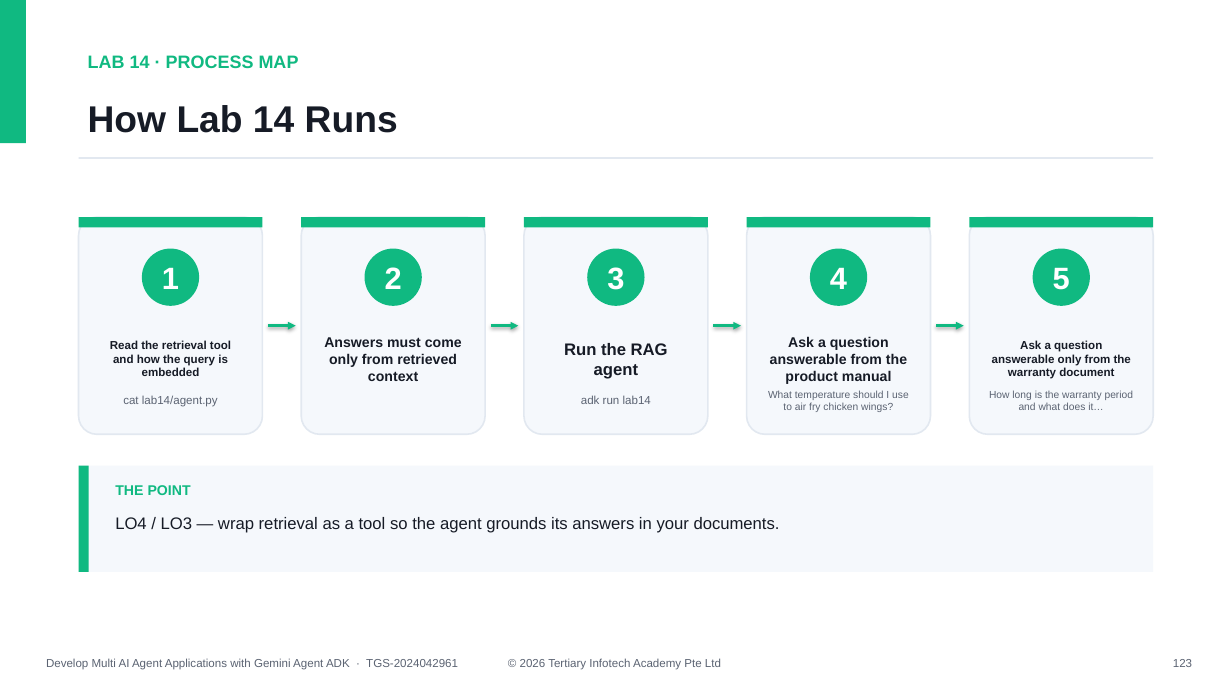
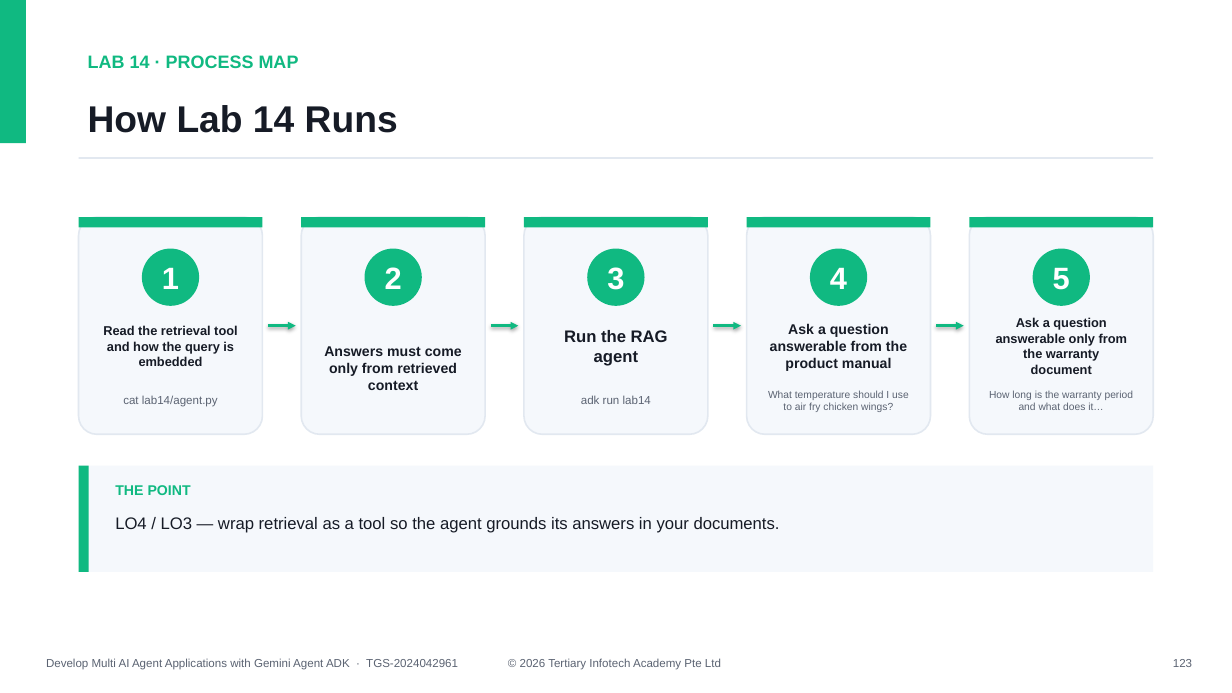
Before and after one commit to tertiarycourses/TGS-2024042961-Develop-Multi-AI-Agent-Applications-with-Gemini-Agent-ADK, a slide deck: slide 123 of courseware/Develop Multi AI Agent Applications with Gemini Agent ADK-v1.4.pptx. Drawn at 1232x693 pixels with LibreOffice and Linux fonts; fonts in the diff are those of the drawing. Boxes give left, top, right and bottom in pixels: in the first picture for what was removed or moved away, otherwise in the second. Text is boxed around its words. In the diff, an @@ line names an element or a change of style, - is before the commit and + after.

```diff
--- a/courseware/Develop Multi AI Agent Applications with Gemini Agent ADK-v1.4.pptx
+++ b/courseware/Develop Multi AI Agent Applications with Gemini Agent ADK-v1.4.pptx
@@ text "Read the retrieval tool and ..." at <box>103,325,237,366</box>: size 9 to 10 pt @@
@@ text "Answers must come only from ...": place and size @@
-text "Answers must come only from ..." at <box>324,337,462,381</box>
+text "Answers must come only from ..." at <box>324,346,462,390</box>
@@ text "Run the RAG agent": place and size @@
-text "Run the RAG agent" at <box>564,343,668,379</box>
+text "Run the RAG agent" at <box>564,330,668,366</box>
@@ text "Ask a question answerable from ...": place and size @@
-text "Ask a question answerable from ..." at <box>770,336,907,384</box>
+text "Ask a question answerable from ..." at <box>770,323,907,371</box>
@@ text "Ask a question answerable only ..." at <box>996,317,1127,374</box>: size 9 to 10 pt @@
```
Also in this commit, not shown: 21 other slides changed, 7 other files.
